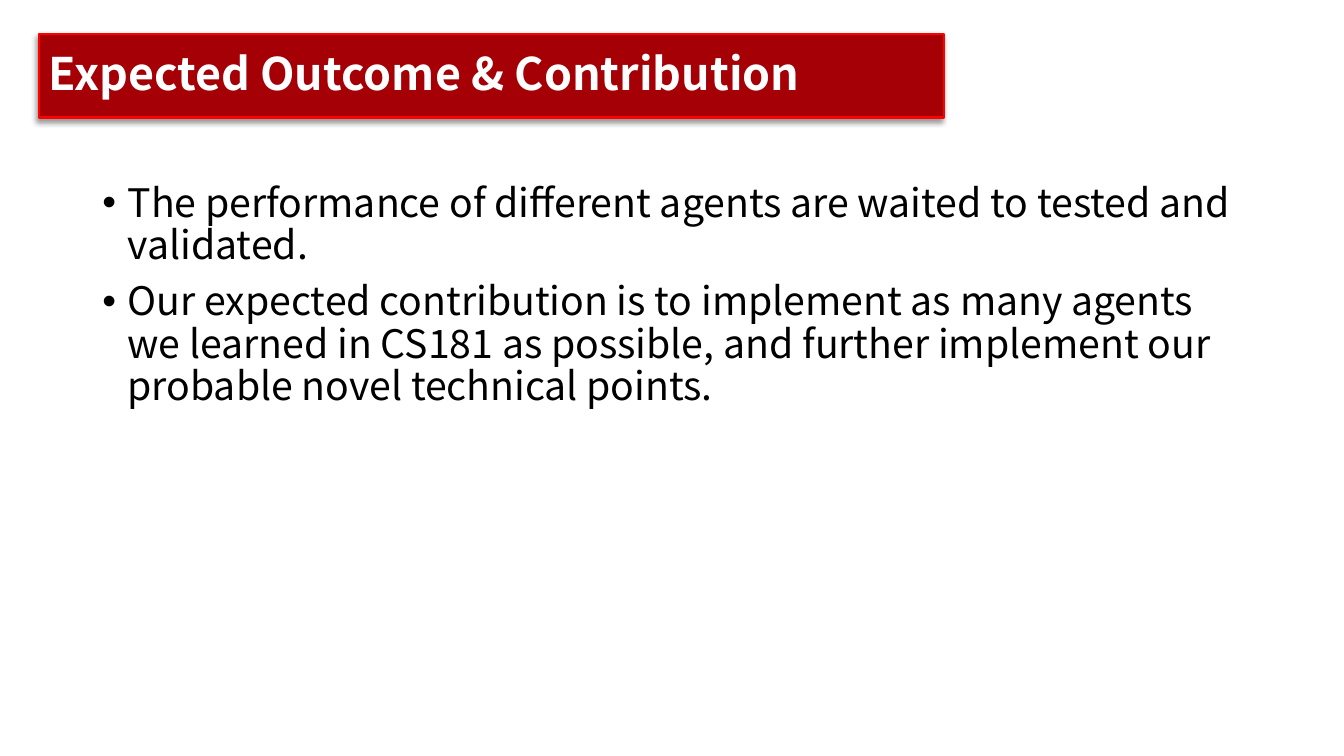
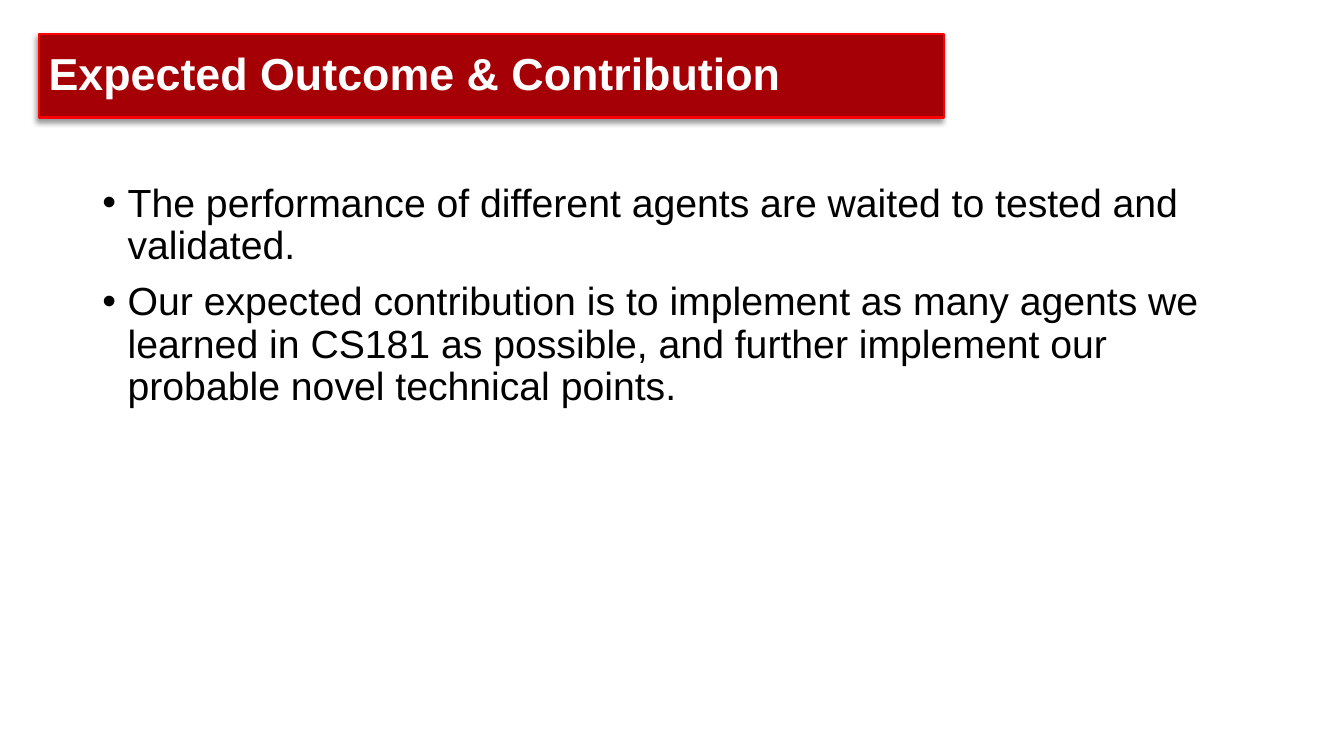
Before and after one commit to Github-Anderson/CS181-Project, a slide deck: slide 9 of presentation/proposal.pptx. Drawn at 1344x756 pixels with LibreOffice and Linux fonts; fonts in the diff are those of the drawing; background and template pictures are left out. Boxes give left, top, right and bottom in pixels: in the first picture for what was removed or moved away, otherwise in the second. Text is boxed around its words. In the diff, an @@ line names an element or a change of style, - is before the commit and + after.

```diff
--- a/presentation/proposal.pptx
+++ b/presentation/proposal.pptx
@@ title "Expected Outcome & Contribution" at (x1=38, y1=34, x2=945, y2=118): font Noto Sans CJK SC to Arial @@
@@ text "The performance of different agents ..." at (x1=128, y1=188, x2=1198, y2=408): font Noto Sans CJK SC to Arial @@
```
Also in this commit, not shown: 9 other slides changed, 1 other file.
